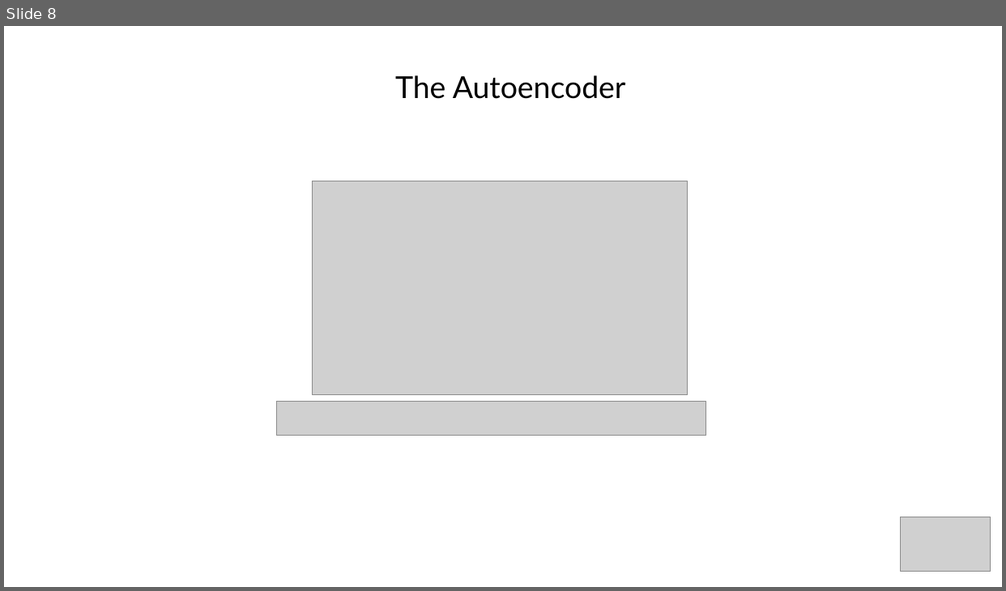
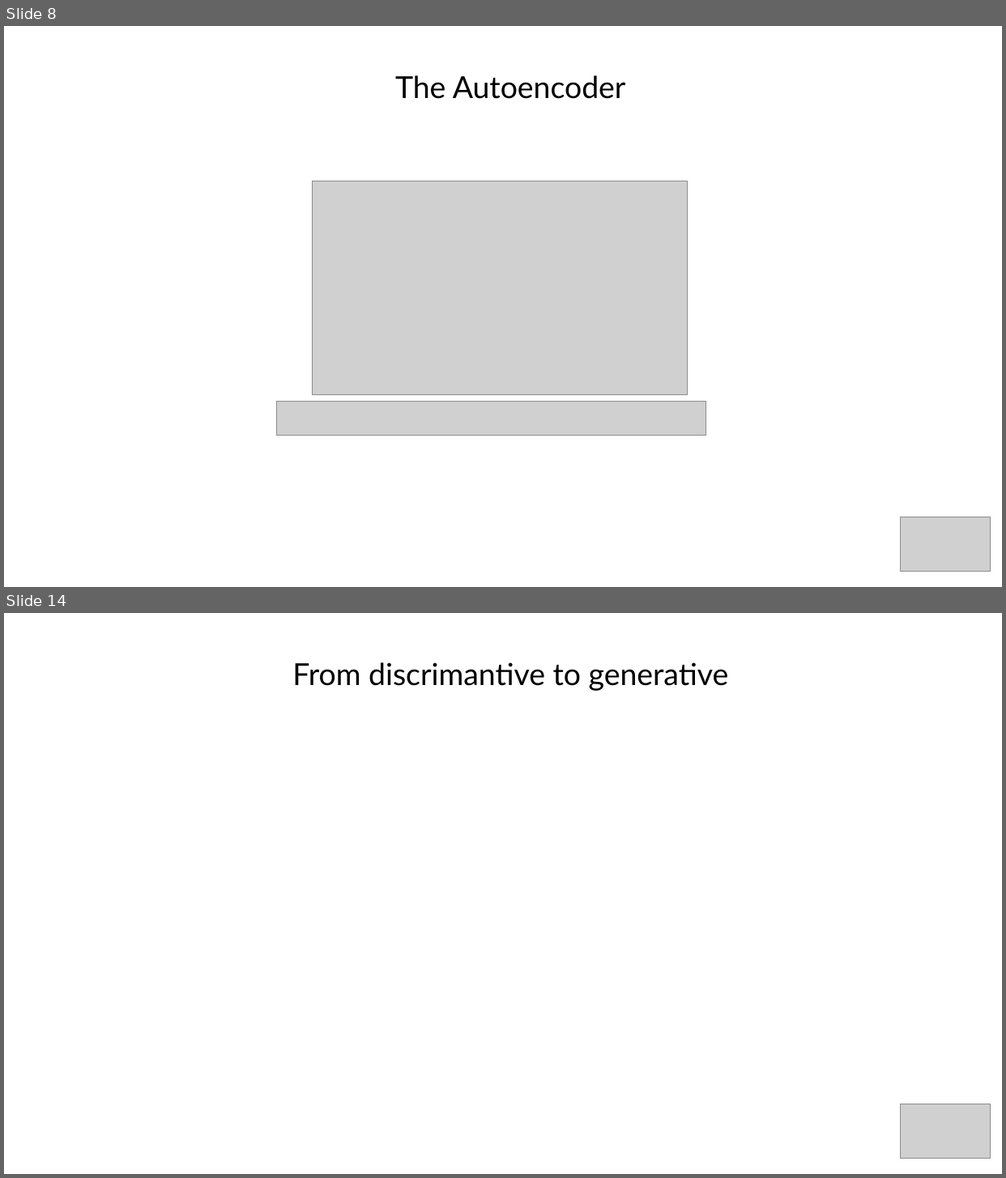
Before and after one commit to akinwilson/heed, a slide deck: representation-learning.odp. Shown one above the other, each under a label of ours: slide 8 before the commit, slides 8 and 14 after it; the slides between them are not shown. The pictures are 1006x591 and 1006x1178 pixels, drawn with LibreOffice and Linux fonts; fonts in the diff are those of the drawing; grey boxes stand for pictures. Boxes give left, top, right and bottom in pixels: in the first picture for what was removed or moved away, otherwise in the second. Text is boxed around its words. In the diff, an @@ line names an element or a change of style, - is before the commit and + after.

```diff
--- a/representation-learning.odp
+++ b/representation-learning.odp
@@ slide 14 added at (4, 613, 1002, 1174), background #FFFFFF @@
@@ title added at (292, 662, 729, 691), 28 pt, text #000000 @@
+From discrimantive to generative
@@ picture added at (901, 1104, 991, 1159) @@
```
Also in this commit, not shown: 9 other slides added, 15 slides removed, 6 other files.
